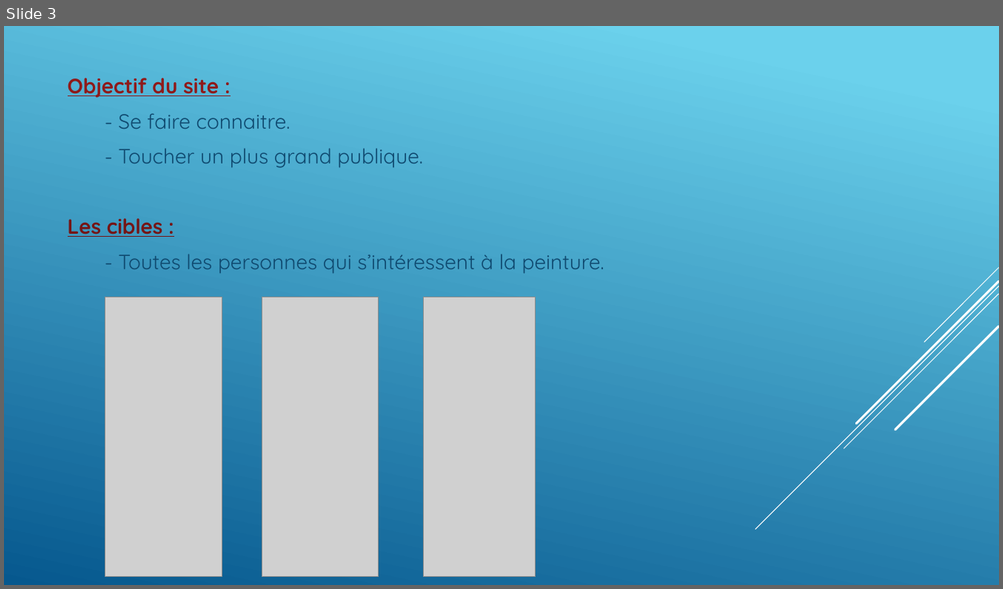
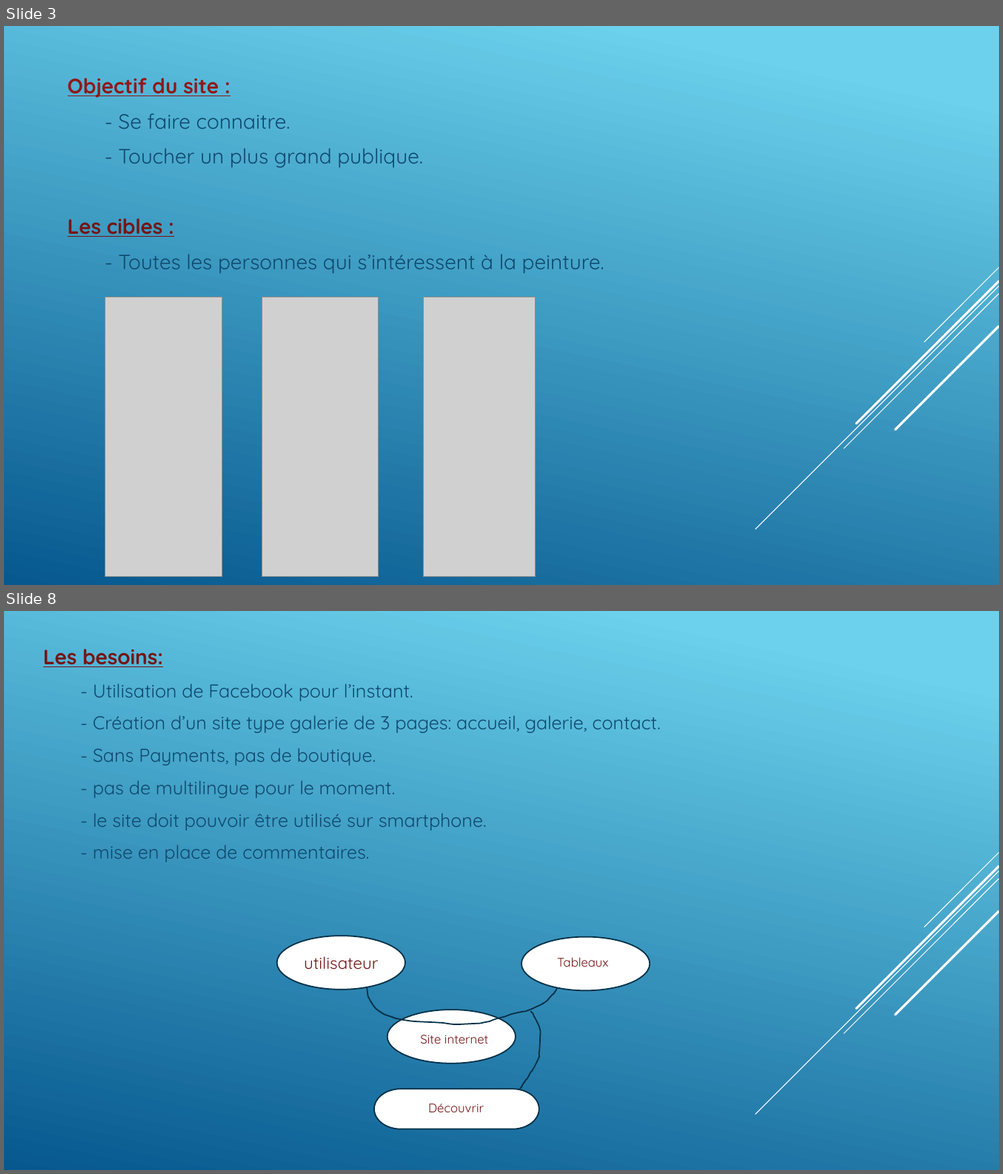
Before and after one commit to GillesP-dev/FilRouge, a slide deck: CDC/L_artiste.pptx. Shown one above the other, each under a label of ours: slide 3 before the commit, slides 3 and 8 after it; the slides between them are not shown. The pictures are 1003x589 and 1003x1174 pixels, drawn with LibreOffice and Linux fonts; fonts in the diff are those of the drawing; grey boxes stand for pictures. Boxes give left, top, right and bottom in pixels: in the first picture for what was removed or moved away, otherwise in the second. Text is boxed around its words. In the diff, an @@ line names an element or a change of style, - is before the commit and + after.

```diff
--- a/CDC/L_artiste.pptx
+++ b/CDC/L_artiste.pptx
@@ slide 8 added at bbox=[4, 611, 999, 1170], background gradient #6ED2EB to #06588E; not listed: 5 template elements that a slide beside it also shows @@
@@ text added at bbox=[43, 649, 660, 863], 18 pt, text #0F496F @@
+Les besoins:
+  - Utilisation de Facebook pour l’instant.
+  - Création d’un site type galerie de 3 pages: accueil, galerie, contact.
+  - Sans Payments, pas de boutique.
+  - pas de multilingue pour le moment.
+  - le site doit pouvoir être utilisé sur smartphone.
+  - mise en place de commentaires.
@@ text added at bbox=[557, 957, 608, 967], 12 pt, text #751515 @@
+Tableaux
@@ group added at bbox=[277, 937, 649, 1130]: 3 ellipses, 2 freeform shapes, 2 texts, 1 pill shape @@
+utilisateur
+Site internet
+Découvrir
```
Also in this commit, not shown: 3 slides changed, 4 other slides added.
